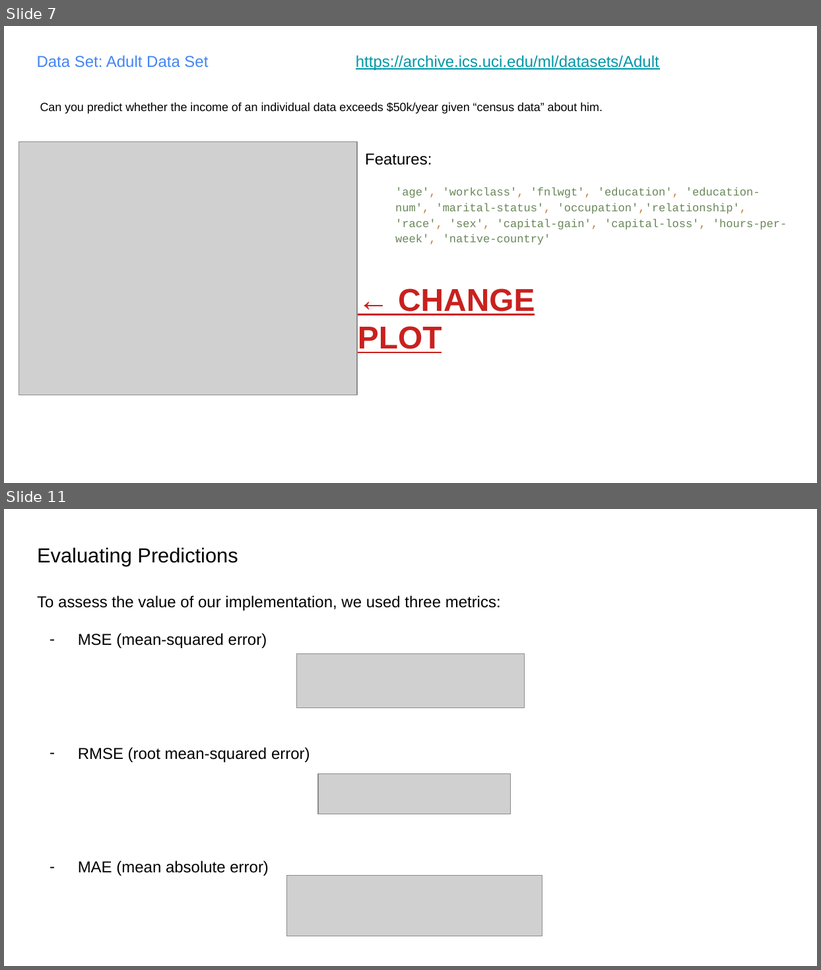
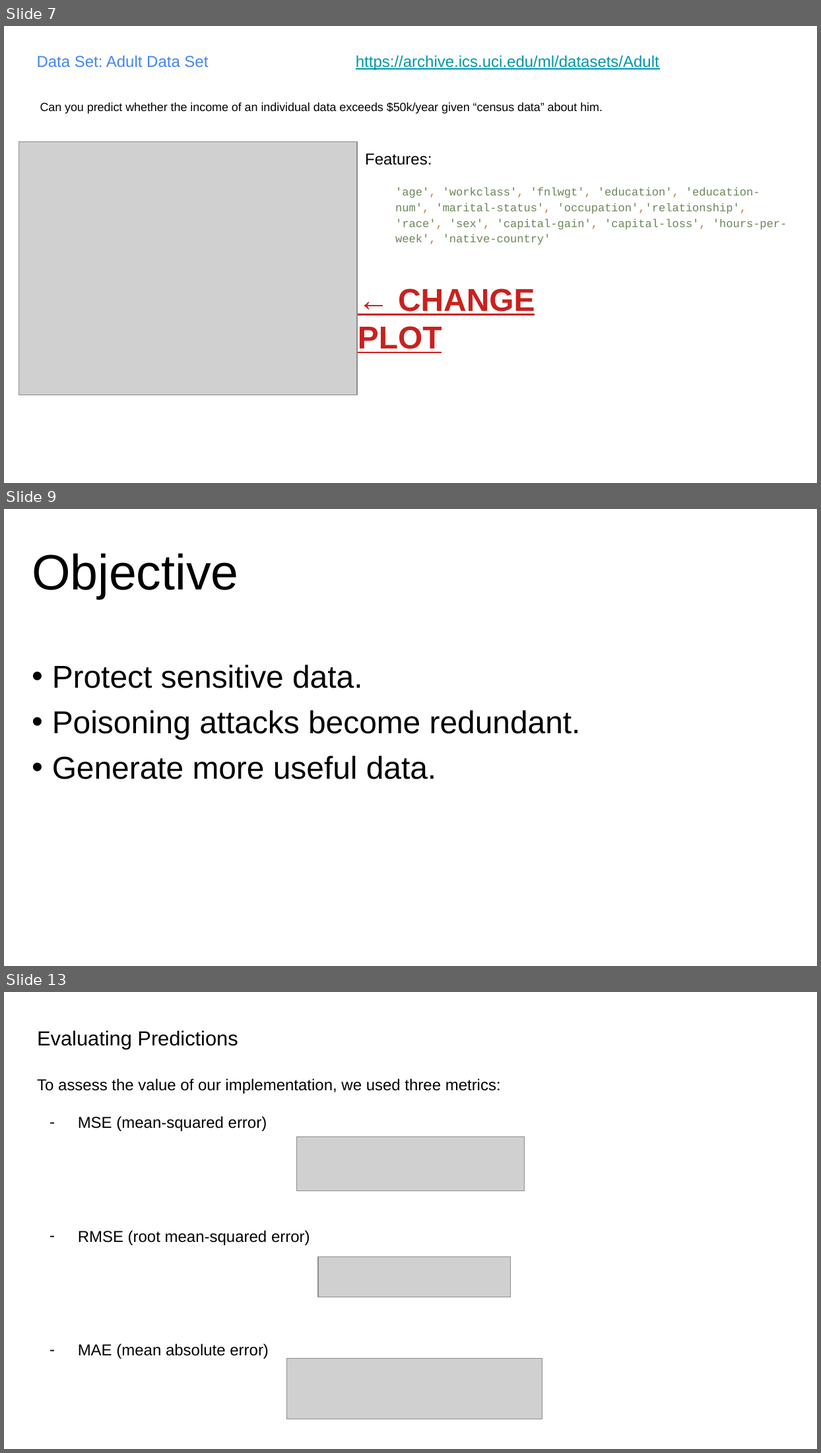
Before and after one commit to fambrogi/MachineLearning, a slide deck: ex_3/Slides_ML_3.pptx. Shown one above the other, each under a label of ours: slides 7 and 11 before the commit, slides 7, 9 and 13 after it; the slides between them are not shown. The pictures are 821x970 and 821x1453 pixels, drawn with LibreOffice and Linux fonts; fonts in the diff are those of the drawing; grey boxes stand for pictures. Boxes give left, top, right and bottom in pixels: in the first picture for what was removed or moved away, otherwise in the second. Text is boxed around its words. In the diff, an @@ line names an element or a change of style, - is before the commit and + after.

```diff
--- a/ex_3/Slides_ML_3.pptx
+++ b/ex_3/Slides_ML_3.pptx
@@ slide 9 added at <box>4,509,817,966</box>, background #FFFFFF @@
@@ title added at <box>32,553,239,599</box>, 44 pt, text #000000 @@
+Objective
@@ subtitle added at <box>52,665,581,780</box>, 28 pt, text #000000 @@
+• Protect sensitive data.
+• Poisoning attacks become redundant.
+• Generate more useful data.
@@ what was slide 11 is now slide 13 @@
```
Also in this commit, not shown: 2 slides changed, 4 other slides added, 2 slides removed.
